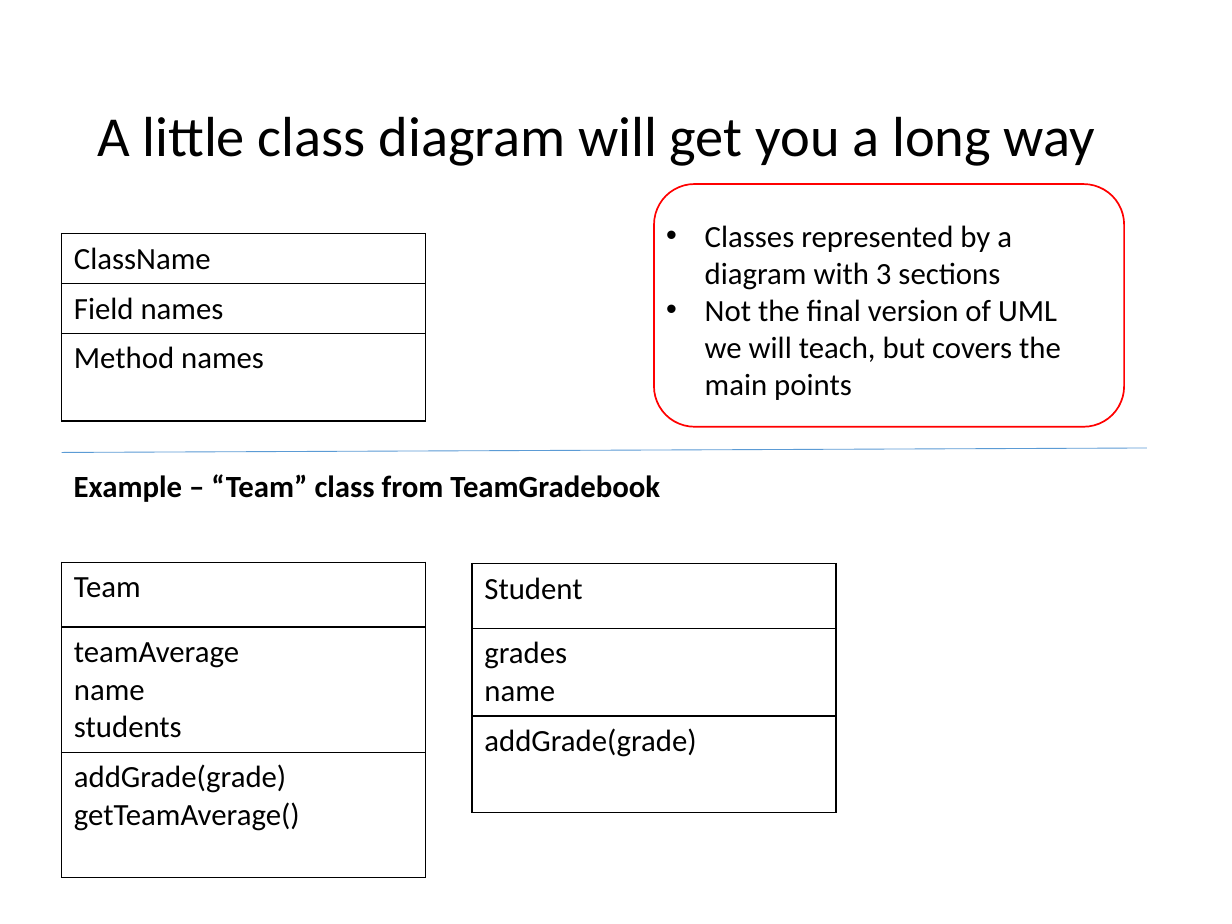
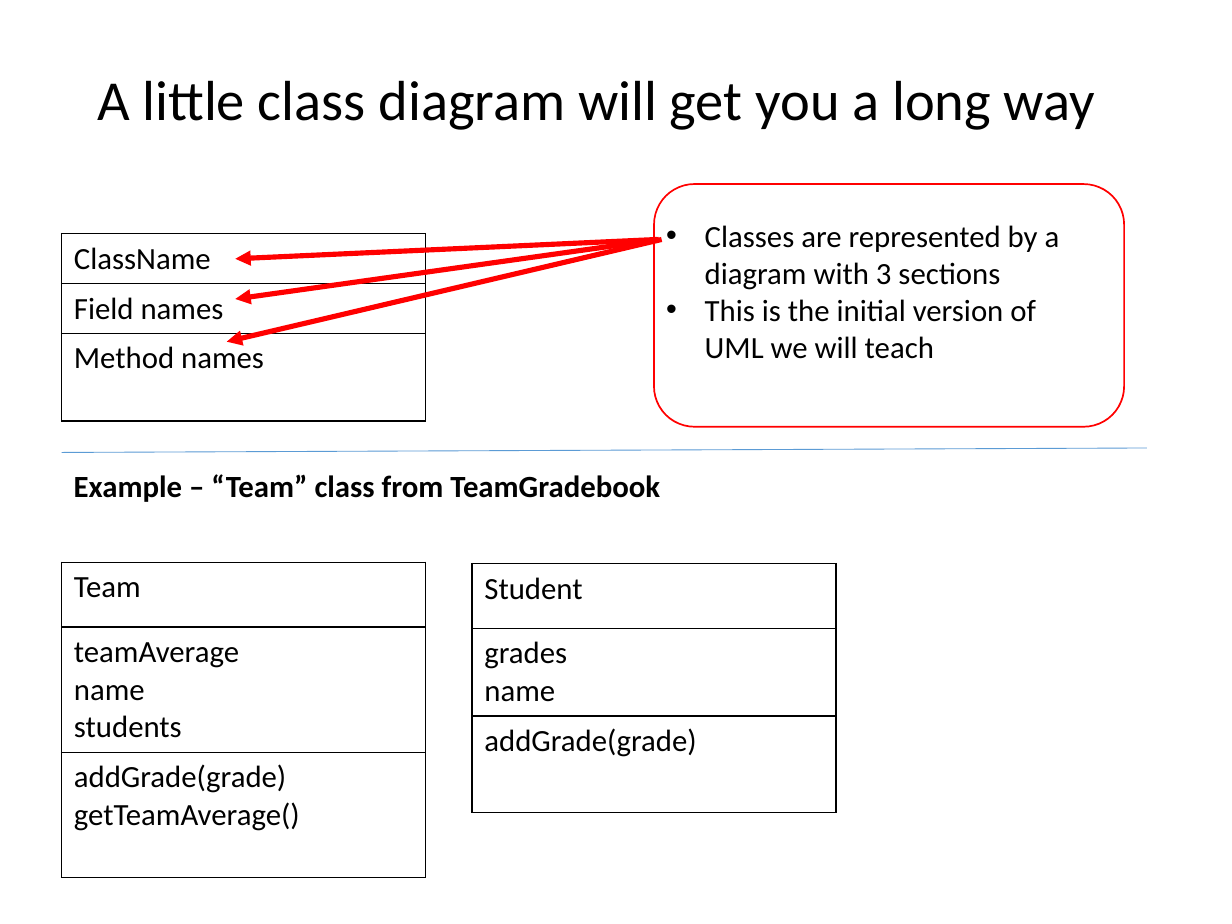
Before and after one commit to RHIT-CSSE/csse220, a slide deck: slide 5 of ClassMaterials/SETechniques/Slides/SoftwareEngineeringTechniques.pptx. Drawn at 1232x924 pixels with LibreOffice and Linux fonts; fonts in the diff are those of the drawing. Boxes give left, top, right and bottom in pixels: in the first picture for what was removed or moved away, otherwise in the second. Text is boxed around its words. In the diff, an @@ line names an element or a change of style, - is before the commit and + after.

```diff
--- a/ClassMaterials/SETechniques/Slides/SoftwareEngineeringTechniques.pptx
+++ b/ClassMaterials/SETechniques/Slides/SoftwareEngineeringTechniques.pptx
@@ title "A little class diagram will ...": place and size @@
-title "A little class diagram will ..." at box(97, 116, 1095, 166)
+title "A little class diagram will ..." at box(97, 80, 1095, 130)
@@ arrow added from (662, 239) to (227, 341), #FF0000 3 pt @@
@@ arrow added from (658, 239) to (235, 259), #FF0000 3 pt @@
@@ arrow added from (659, 239) to (235, 299), #FF0000 3 pt @@
@@ text at box(705, 225, 1060, 359): text changed @@
-• Classes represented by a diagram with 3 sections
-• Not the final version of UML we will teach, but covers the main points
+• Classes are represented by a diagram with 3 sections
+• This is the initial version of UML we will teach
```
Also in this commit, not shown: 4 other slides changed, 3 slides added, 3 slides removed.
